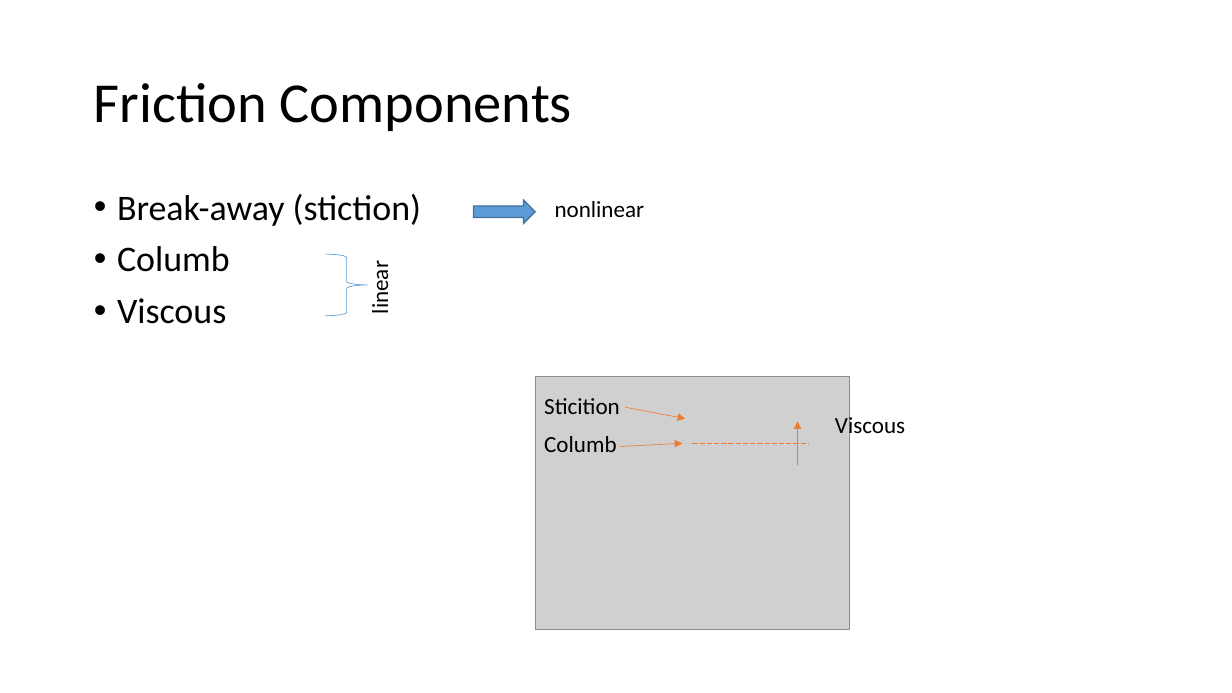
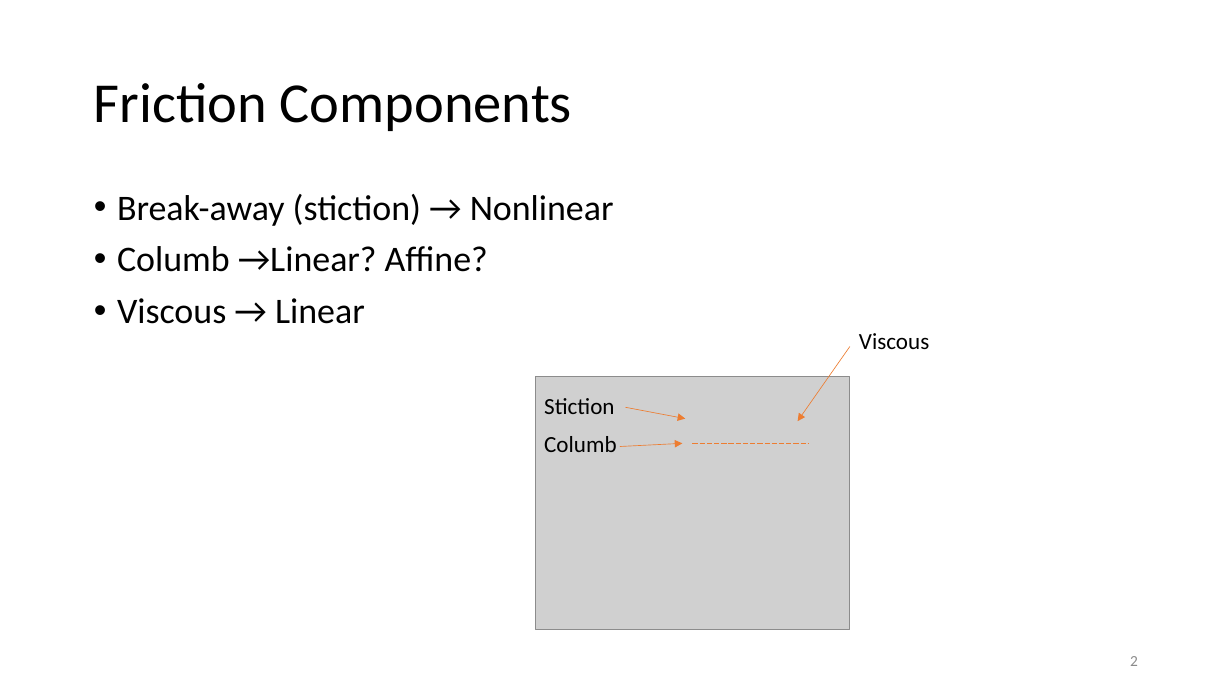
Before and after one commit to auralius/LuGre, a slide deck: slide 2 of The LuGre Friction Model.pptx. Drawn at 1232x693 pixels with LibreOffice and Linux fonts; fonts in the diff are those of the drawing; grey boxes stand for pictures. Boxes give left, top, right and bottom in pixels: in the first picture for what was removed or moved away, otherwise in the second. Text is boxed around its words. In the diff, an @@ line names an element or a change of style, - is before the commit and + after.

Commit message:
Updated the PPT

```diff
--- a/The LuGre Friction Model.pptx
+++ b/The LuGre Friction Model.pptx
@@ text at [117, 194, 614, 324]: text changed @@
-• Break-away (stiction)
-• Columb
-• Viscous
+• Break-away (stiction) → Nonlinear
+• Columb →Linear? Affine?
+• Viscous → Linear
@@ right arrow removed at [473, 201, 535, 224] @@
@@ text removed at [555, 201, 645, 217] @@
-nonlinear
@@ left brace removed at [325, 254, 368, 316] @@
@@ text removed at [366, 266, 394, 313] @@
-linear
@@ text "Viscous" rewrapped from [835, 414, 905, 440] to [859, 333, 929, 349] @@
@@ arrow moved from (798, 465) - (798, 421) to (850, 347) - (798, 421) @@
@@ text at [544, 398, 614, 414]: text changed @@
-Sticition
+Stiction
@@ page number added at [1130, 656, 1138, 666], 12 pt, text #8C8C8C @@
+2
```
Also in this commit, not shown: 3 other slides changed, 7 slides added, 2 slides removed.
